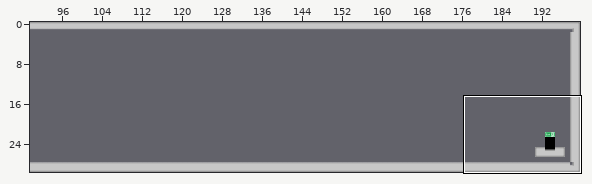
Level history. Tiled map: Assets/Levels/level_006.tmx. The first picture is a wide view before the edit; the outline marks the close-up.
Close-up. Earlier state:
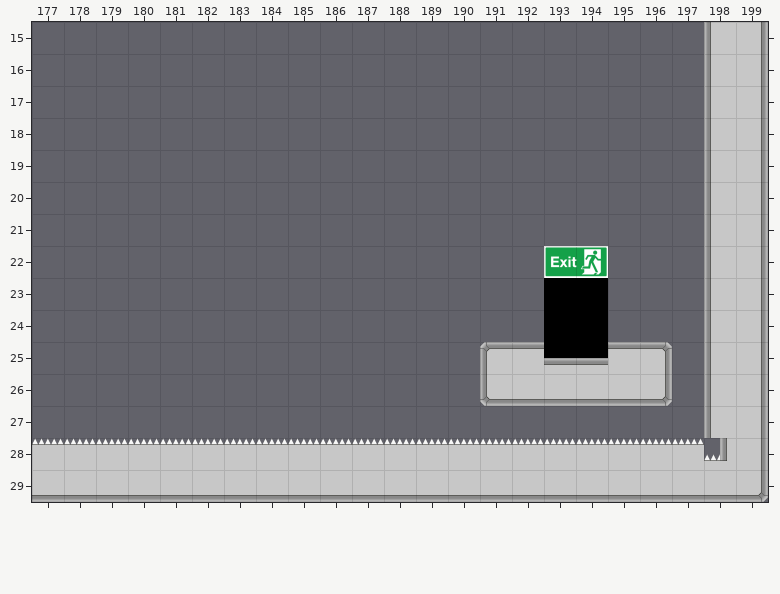
Cells are 96x96 px. Shown: x 177..199, y 15..29. The commit also changed other parts of the map, which this record leaves out. Tiles whose own drawing changed are shown in their newer look in all pictures.
The same view after the edit:
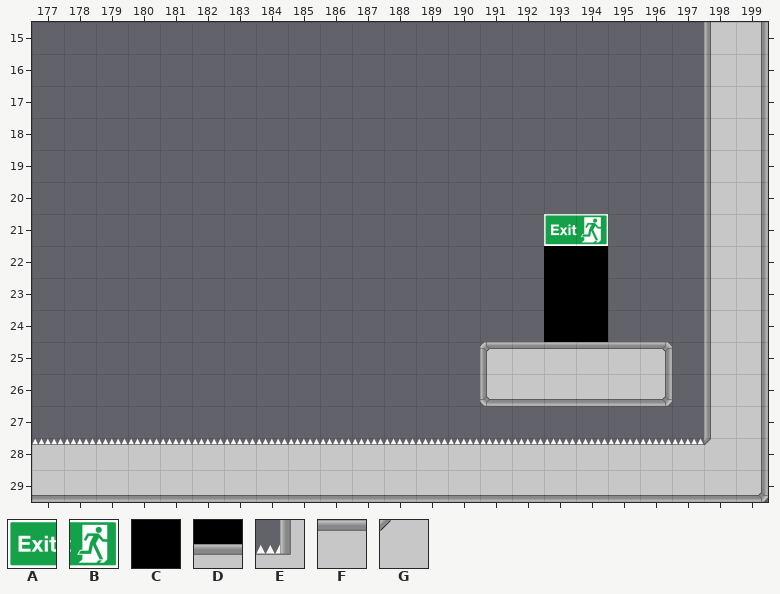
Key: from "spacestation_background": A 0, B 1, C 2, D 6; from "spacestation_trap": E 13; from "spacestation_wall": F 1, G 9.
_ is an empty cell.
Difference:
Layer "Tile Layer 1":
The edit adds tile A in row 21 at x 193.
The edit adds tile B in row 21 at x 194.
Tile A gives way to tile C in row 22 at x 193.
Tile B gives way to tile C in row 22 at x 194.
Tile D gives way to tile F in row 25 at x 193 to 194.
Tile E gives way to tile G in row 28 at x 198.
Where, in picture pixels (left, top, right, bottom), the same in both close-ups:
changed: (544, 214, 608, 278)
changed: (544, 342, 608, 365)
changed: (704, 438, 727, 461)
